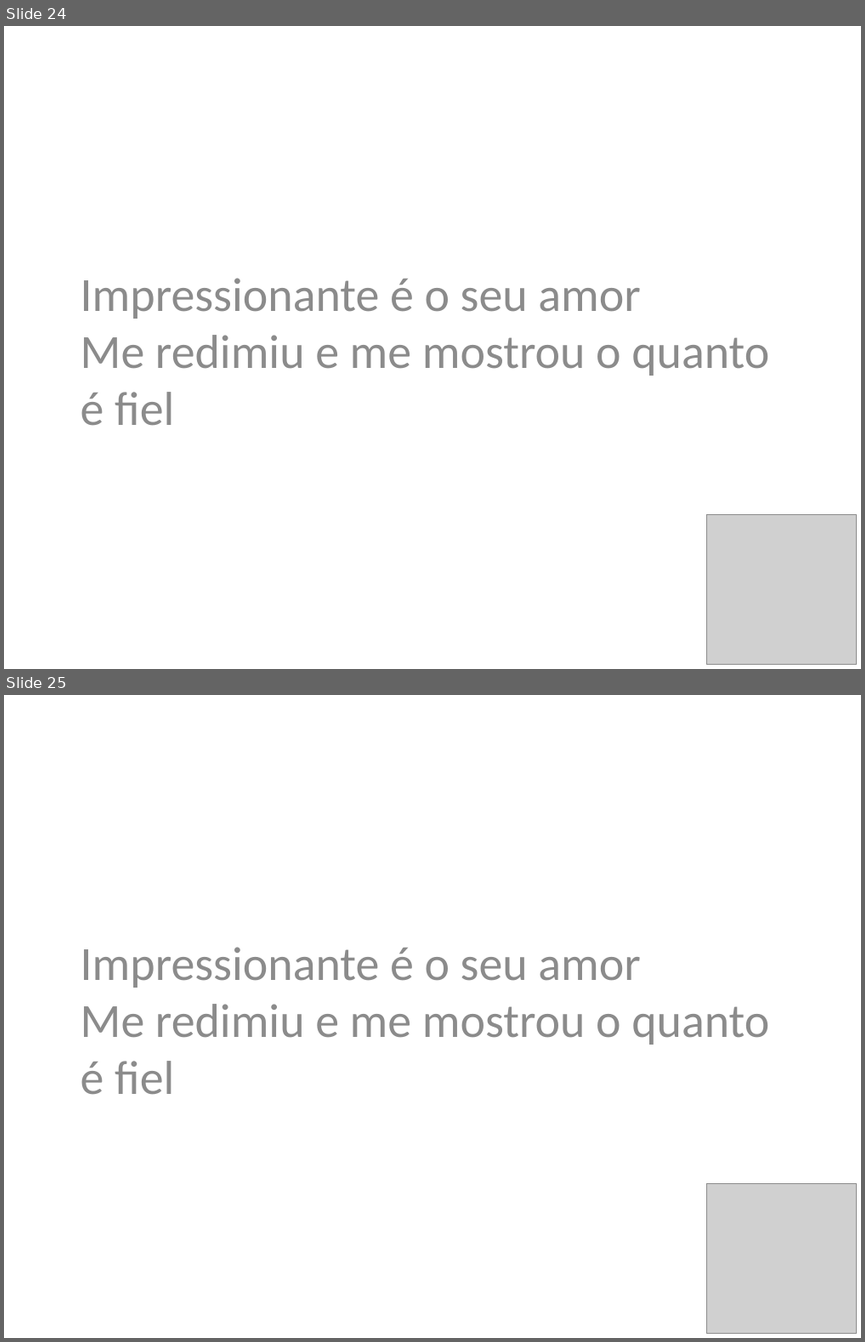
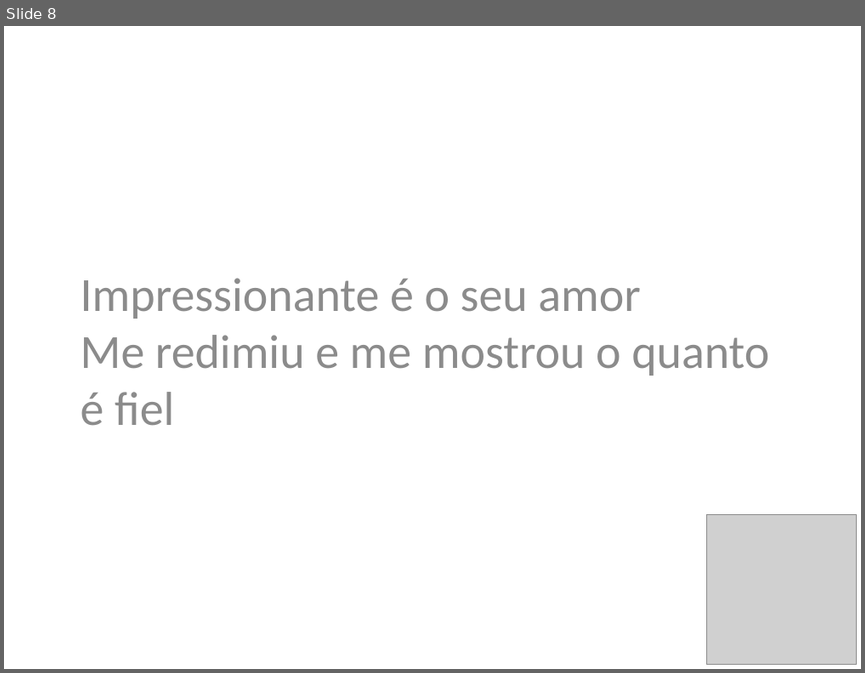
Before and after one commit to FilipeQuina/flask-pptx, a slide deck: slides/Quebrantado-Vineyard.pptx. Shown one above the other, each under a label of ours: slides 24 and 25 before the commit, slide 8 after it. The pictures are 865x1342 and 865x673 pixels, drawn with LibreOffice and Linux fonts; fonts in the diff are those of the drawing; grey boxes stand for pictures. Boxes give left, top, right and bottom in pixels: in the first picture for what was removed or moved away, otherwise in the second. Text is boxed around its words. In the diff, an @@ line names an element or a change of style, - is before the commit and + after.

```diff
--- a/slides/Quebrantado-Vineyard.pptx
+++ b/slides/Quebrantado-Vineyard.pptx
@@ slide 25 removed at bbox=[4, 695, 861, 1338], background #FFFFFF @@
@@ text removed at bbox=[80, 947, 769, 1095] @@
-Impressionante é o seu amor
-Me redimiu e me mostrou o quanto é fiel
@@ picture removed at bbox=[707, 1184, 857, 1333] @@
@@ what was slide 24 is now slide 8 @@
```
Also in this commit, not shown: 22 other slides removed, 19 other files.
